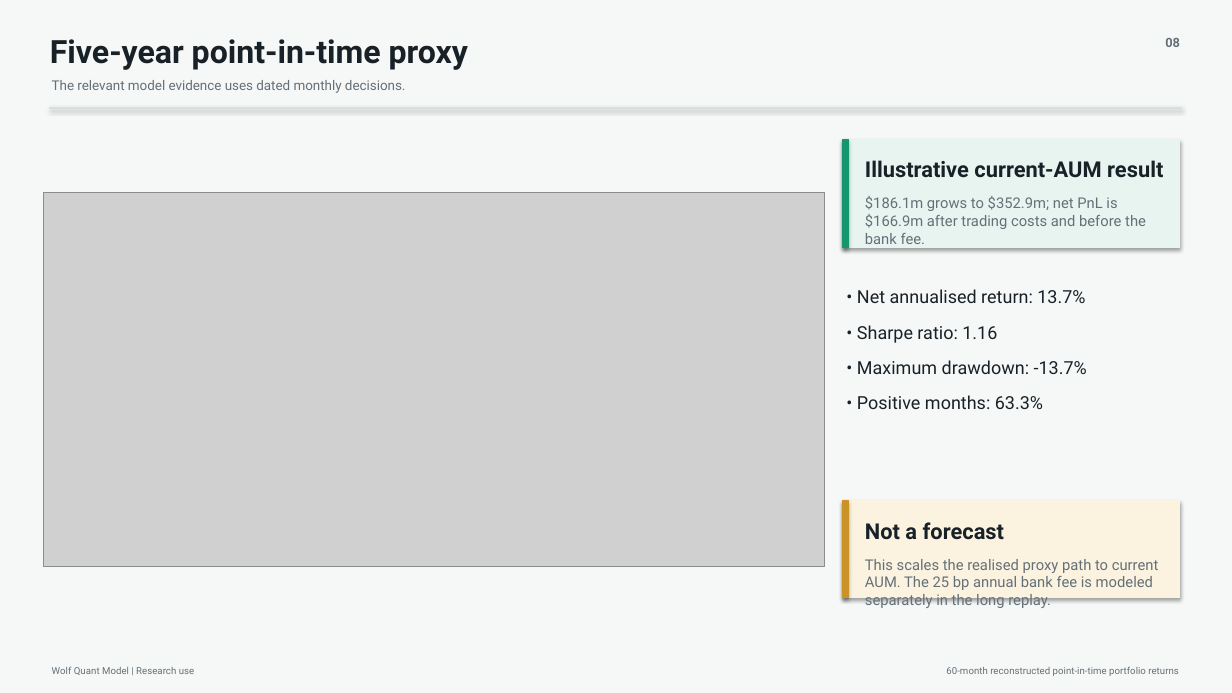
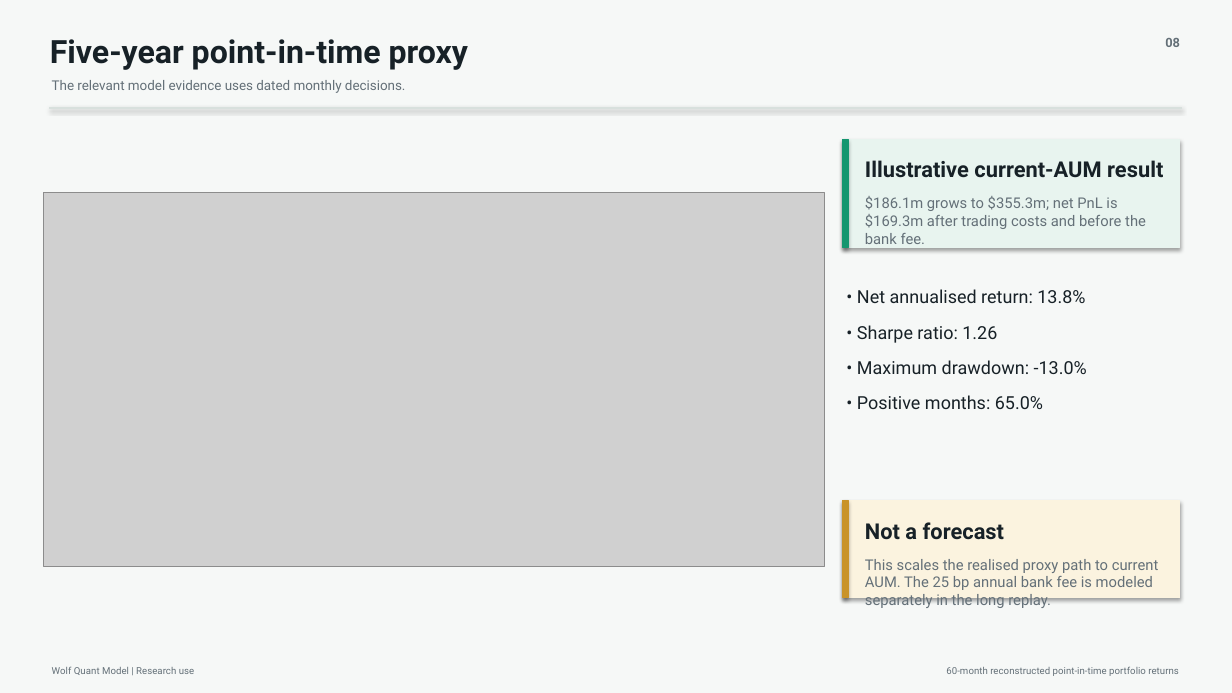
Before and after one commit to rohen97/Quantitative-Optimisation-Risk-Engine, a slide deck: slide 8 of reports/presentations/wolf_investment_principal/wolf_quant_model_ic_briefing.pptx. Drawn at 1232x693 pixels with LibreOffice and Linux fonts; fonts in the diff are those of the drawing; grey boxes stand for pictures. Boxes give left, top, right and bottom in pixels: in the first picture for what was removed or moved away, otherwise in the second. Text is boxed around its words. In the diff, an @@ line names an element or a change of style, - is before the commit and + after.

```diff
--- a/reports/presentations/wolf_investment_principal/wolf_quant_model_ic_briefing.pptx
+++ b/reports/presentations/wolf_investment_principal/wolf_quant_model_ic_briefing.pptx
@@ text at (865, 196, 1146, 244): text changed @@
-$186.1m grows to $352.9m; net PnL is $166.9m after trading costs and before the bank fee.
+$186.1m grows to $355.3m; net PnL is $169.3m after trading costs and before the bank fee.
@@ text at (857, 289, 1087, 409): text changed @@
-• Net annualised return: 13.7%
-• Sharpe ratio: 1.16
-• Maximum drawdown: -13.7%
-• Positive months: 63.3%
+• Net annualised return: 13.8%
+• Sharpe ratio: 1.26
+• Maximum drawdown: -13.0%
+• Positive months: 65.0%
```
Also in this commit, not shown: 7 other slides changed, 1 slide added, 1 slide removed, 11 other files.
